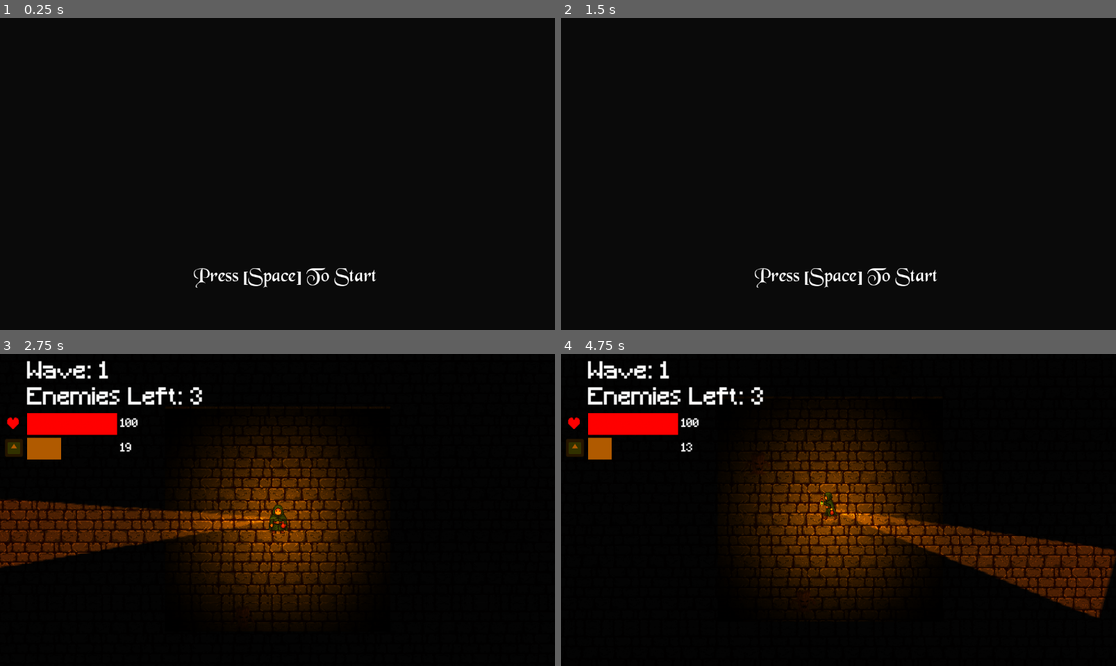
Above: before the commit, frames 1-4 (two rows, left to right).
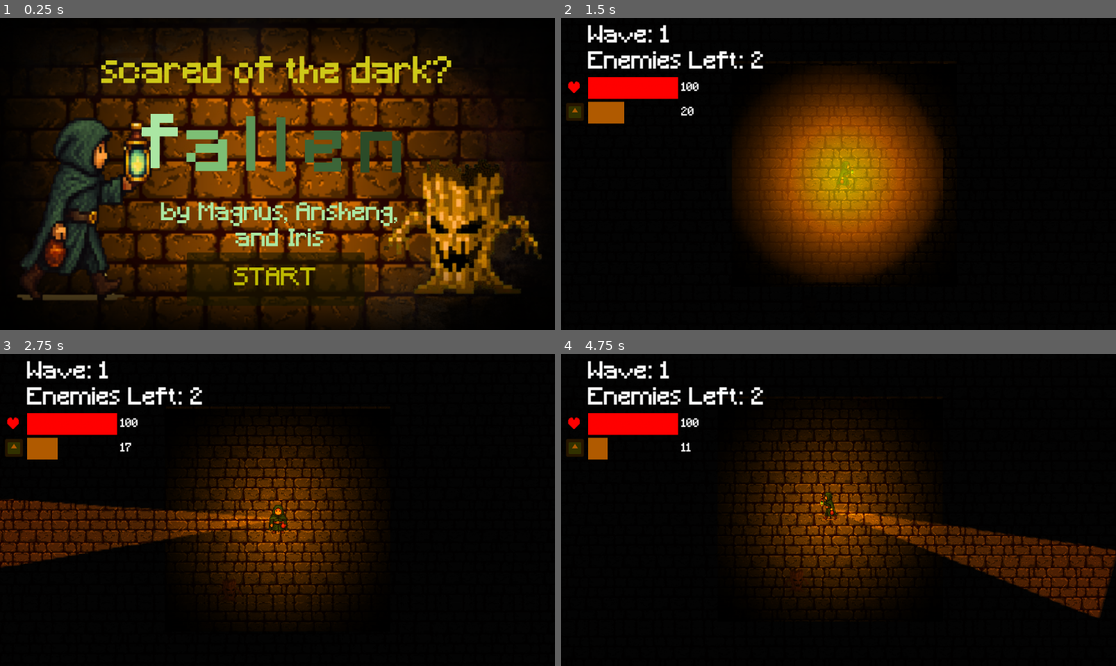
Above: after the commit, the same moments.

Repository: Frosmoth2324/Capstone-Game
Game: Godot game, scene res://Scenes/start.tscn
Two runs of this game, one before a commit and one after it. Both use one fixed random seed, a clock stepped at 60 frames per second and the inputs below. The engine's default icon, where the game draws it, is replaced by a stand-in: a white triangle on a blue panel in a dark square. Sound files missing from this copy of the repository are replaced by a short silence.
Inputs (mouse positions are in pixels of both pictures, inside the frame that each line leads up to):
- Up to frame 1 (0.25 s): no input
- Up to frame 2 (1.5 s): click (838, 280) at 0.5 s, where only the run after the commit has a clickable "START"; tap Space (Pulse) at 1.25, 1.35 s; move the mouse to (960, 158) at 1.27 s; hold D (Right) from 1.28 s (still down)
- Up to frame 3 (2.75 s): move the mouse to (166, 525) at 2.02 s; release D (Right) at 2.03 s; hold S (Down) from 2.03 s (still down); click (166, 525) at 2.1 s; tap Space (Pulse) at 2.3 s
- Up to frame 4 (4.75 s): move the mouse to (894, 441) at 2.77 s; release S (Down) at 2.78 s; hold D (Right) 2.78-3.53 s; hold Right mouse button (Cone Boost) 2.78-3.53 s; tap Space (Pulse) at 3.05, 3.6, 4.35 s; move the mouse to (810, 572) at 3.52 s; hold W (Up) 3.53-4.28 s; move the mouse to (1005, 556) at 4.27 s; hold Left (Left) from 4.28 s (still down)

The runs differ from the first frame. In frame 1, 56% of the frame differs, in the area x 3-98%, y 3-98%; in frame 2, 22%; in frame 3, 5.7%; in frame 4, 6.0%.

Commit message:
finished title screen

Diff:
--- a/Scenes/start.tscn
+++ b/Scenes/start.tscn
@@ -1,8 +1,24 @@
-[gd_scene load_steps=7 format=3 uid="uid://tx38qhu2bbm0"]
+[gd_scene load_steps=8 format=3 uid="uid://tx38qhu2bbm0"]
 
 [ext_resource type="Script" path="res://Scripts/start.gd" id="1_7ud7n"]
-[ext_resource type="FontFile" uid="uid://dui4y5a6nm4m8" path="res://Assets/Fonts/BLKCHCRY.TTF" id="1_dvirr"]
+[ext_resource type="Texture2D" uid="uid://c821cp4ch702s" path="res://Assets/Sprites/titlescreen.png" id="2_bv0nv"]
 [ext_resource type="AudioStream" uid="uid://c5q5irligprqo" path="res://Assets/Sounds/start_game.mp3" id="3_o08ni"]
+[ext_resource type="FontFile" uid="uid://chqhosqiiwk5" path="res://Assets/Fonts/Minecraft.ttf" id="5_vcoum"]
+
+[sub_resource type="Animation" id="Animation_ahjdo"]
+length = 0.001
+tracks/0/type = "value"
+tracks/0/imported = false
+tracks/0/enabled = true
+tracks/0/path = NodePath(".:modulate")
+tracks/0/interp = 1
+tracks/0/loop_wrap = true
+tracks/0/keys = {
+"times": PackedFloat32Array(0),
+"transitions": PackedFloat32Array(1),
+"update": 0,
+"values": [Color(1, 1, 1, 1)]
+}
 
 [sub_resource type="Animation" id="Animation_uc1mw"]
 resource_name = "flicker"
@@ -21,21 +37,6 @@
 "values": [Color(1, 1, 1, 1), Color(1, 1, 1, 1), Color(1, 1, 1, 0.481), Color(1, 1, 1, 0.757), Color(1, 1, 1, 0.93), Color(1, 1, 1, 0.703), Color(1, 1, 1, 0.449), Color(1, 1, 1, 1)]
 }
 
-[sub_resource type="Animation" id="Animation_ahjdo"]
-length = 0.001
-tracks/0/type = "value"
-tracks/0/imported = false
-tracks/0/enabled = true
-tracks/0/path = NodePath(".:modulate")
-tracks/0/interp = 1
-tracks/0/loop_wrap = true
-tracks/0/keys = {
-"times": PackedFloat32Array(0),
-"transitions": PackedFloat32Array(1),
-"update": 0,
-"values": [Color(1, 1, 1, 1)]
-}
-
 [sub_resource type="AnimationLibrary" id="AnimationLibrary_fpgg5"]
 _data = {
 "RESET": SubResource("Animation_ahjdo"),
@@ -47,24 +48,127 @@
 anchors_preset = 0
 script = ExtResource("1_7ud7n")
 
-[node name="Label" type="Label" parent="."]
-offset_left = 571.0
-offset_top = 527.0
-offset_right = 611.0
-offset_bottom = 550.0
-grow_horizontal = 2
-grow_vertical = 2
-theme_override_fonts/font = ExtResource("1_dvirr")
-theme_override_font_sizes/font_size = 40
-text = "Press [Space] To Start"
-metadata/_edit_use_anchors_ = true
+[node name="Bg" type="Sprite2D" parent="."]
+position = Vector2(567.5, 326.5)
+scale = Vector2(1.04948, 1.0571)
+texture = ExtResource("2_bv0nv")
 
 [node name="AnimationPlayer" type="AnimationPlayer" parent="."]
-root_node = NodePath("../Label")
+root_node = NodePath("")
 libraries = {
 "": SubResource("AnimationLibrary_fpgg5")
 }
+speed_scale = 0.5
 
 [node name="StartSound" type="AudioStreamPlayer2D" parent="."]
 stream = ExtResource("3_o08ni")
 volume_db = 10.0
+
+[node name="StartButton" type="Button" parent="."]
+modulate = Color(0.907139, 0.885448, 0.799692, 1)
+self_modulate = Color(0.949241, 0.94426, 0, 1)
+layout_mode = 0
+offset_left = 388.0
+offset_top = 487.0
+offset_right = 757.0
+offset_bottom = 598.0
+theme_override_fonts/font = ExtResource("5_vcoum")
+theme_override_font_sizes/font_size = 50
+action_mode = 0
+keep_pressed_outside = true
+text = "START"
+icon_alignment = 1
+
+[node name="Node2D" type="Node2D" parent="."]
+position = Vector2(0, 75)
+
+[node name="F" type="Label" parent="Node2D"]
+self_modulate = Color(0.66504, 0.90298, 0.636726, 1)
+offset_left = 255.0
+offset_top = 124.0
+offset_right = 418.0
+offset_bottom = 275.0
+theme_override_fonts/font = ExtResource("5_vcoum")
+theme_override_font_sizes/font_size = 150
+text = "f"
+horizontal_alignment = 1
+
+[node name="A" type="Label" parent="Node2D"]
+self_modulate = Color(0.488606, 0.748422, 0.459578, 1)
+offset_left = 353.0
+offset_top = 130.0
+offset_right = 516.0
+offset_bottom = 281.0
+theme_override_fonts/font = ExtResource("5_vcoum")
+theme_override_font_sizes/font_size = 150
+text = "a"
+horizontal_alignment = 1
+
+[node name="L" type="Label" parent="Node2D"]
+self_modulate = Color(0.366129, 0.58869, 0.341755, 1)
+offset_left = 444.0
+offset_top = 129.0
+offset_right = 607.0
+offset_bottom = 280.0
+theme_override_fonts/font = ExtResource("5_vcoum")
+theme_override_font_sizes/font_size = 150
+text = "l"
+horizontal_alignment = 1
+
+[node name="L2" type="Label" parent="Node2D"]
+self_modulate = Color(0.270668, 0.449176, 0.251266, 1)
+offset_left = 507.0
+offset_top = 131.0
+offset_right = 670.0
+offset_bottom = 282.0
+theme_override_fonts/font = ExtResource("5_vcoum")
+theme_override_font_sizes/font_size = 150
+text = "l"
+horizontal_alignment = 1
+
+[node name="E" type="Label" parent="Node2D"]
+self_modulate = Color(0.235955, 0.396718, 0.21851, 1)
+offset_left = 594.0
+offset_top = 131.0
+offset_right = 756.0
+offset_bottom = 282.0
+theme_override_fonts/font = ExtResource("5_vcoum")
+theme_override_font_sizes/font_size = 150
+text = "e"
+horizontal_alignment = 1
+
+[node name="N" type="Label" parent="Node2D"]
+self_modulate = Color(0.168953, 0.293993, 0.155414, 1)
+offset_left = 714.0
+offset_top = 133.0
+offset_right = 877.0
+offset_bottom = 284.0
+theme_override_fonts/font = ExtResource("5_vcoum")
+theme_override_font_sizes/font_size = 150
+text = "n"
+horizontal_alignment = 1
+
+[node name="credit" type="Label" parent="."]
+self_modulate = Color(0.666667, 0.901961, 0.635294, 1)
+offset_left = 208.0
+offset_top = 382.0
+offset_right = 955.0
+offset_bottom = 537.0
+theme_override_fonts/font = ExtResource("5_vcoum")
+theme_override_font_sizes/font_size = 50
+text = "by Magnus, Ansheng,
+and Iris"
+horizontal_alignment = 1
+
+[node name="tagline" type="Label" parent="."]
+self_modulate = Color(0.81021, 0.787023, 0.0942396, 1)
+offset_left = 201.0
+offset_top = 78.0
+offset_right = 951.0
+offset_bottom = 233.0
+theme_override_fonts/font = ExtResource("5_vcoum")
+theme_override_font_sizes/font_size = 75
+text = "scared of the dark?"
+horizontal_alignment = 1
+
+[connection signal="pressed" from="StartButton" to="." method="_on_start_button_pressed"]
--- a/Scripts/start.gd
+++ b/Scripts/start.gd
@@ -1,17 +1,32 @@
 extends Control
 
-@onready var label = $Label
+@onready var label = $Node2D/F
 @onready var animation_player = $AnimationPlayer
 @onready var start_sound = $StartSound
+var flickertime1 = 0.0
+var flickertime2 = 0.0
 
 func _ready():
-	label.modulate.a = 0.0
-	var tween = create_tween()
-	tween.tween_property(label, "modulate:a", 1.0, 2.0).set_trans(Tween.TRANS_SINE)
-	animation_player.play("flicker")
+	#label.modulate.a = 0.0
+	#var tween = create_tween()
+	#tween.tween_property(label, "modulate:a", 1.0, 2.0).set_trans(Tween.TRANS_SINE)
+	#animation_player.play("flicker")
+	for i in 5:
+		flickertime1 = randf_range(0.05,0.3)
+		flickertime2 = randf_range(0.1,0.5)
+		print(flickertime1)
+		print(flickertime2)
+		label.hide()
+		await get_tree().create_timer(flickertime1).timeout
+		label.show()
+		await get_tree().create_timer(flickertime2).timeout
 
 func _process(_delta):
-	if Input.is_action_just_pressed("Pulse"):
-		start_sound.play()
-		await get_tree().create_timer(.5).timeout
-		get_tree().change_scene_to_file("res://Scenes/level.tscn")
+	pass
+
+
+
+func _on_start_button_pressed() -> void:
+	start_sound.play()
+	#await get_tree().create_timer(.5).timeout
+	get_tree().change_scene_to_file("res://Scenes/level.tscn")
Binary file added: Assets/Sprites/titlescreen.png
Not shown, added: Assets/Sprites/titlescreen.png.import
Not shown, added: Assets/.DS_Store
